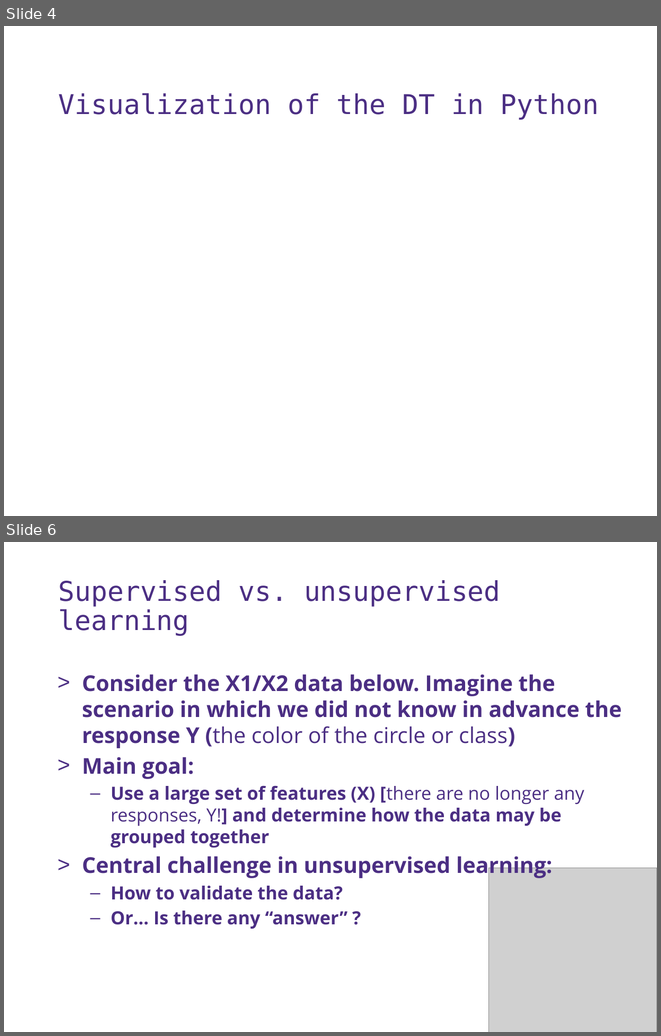
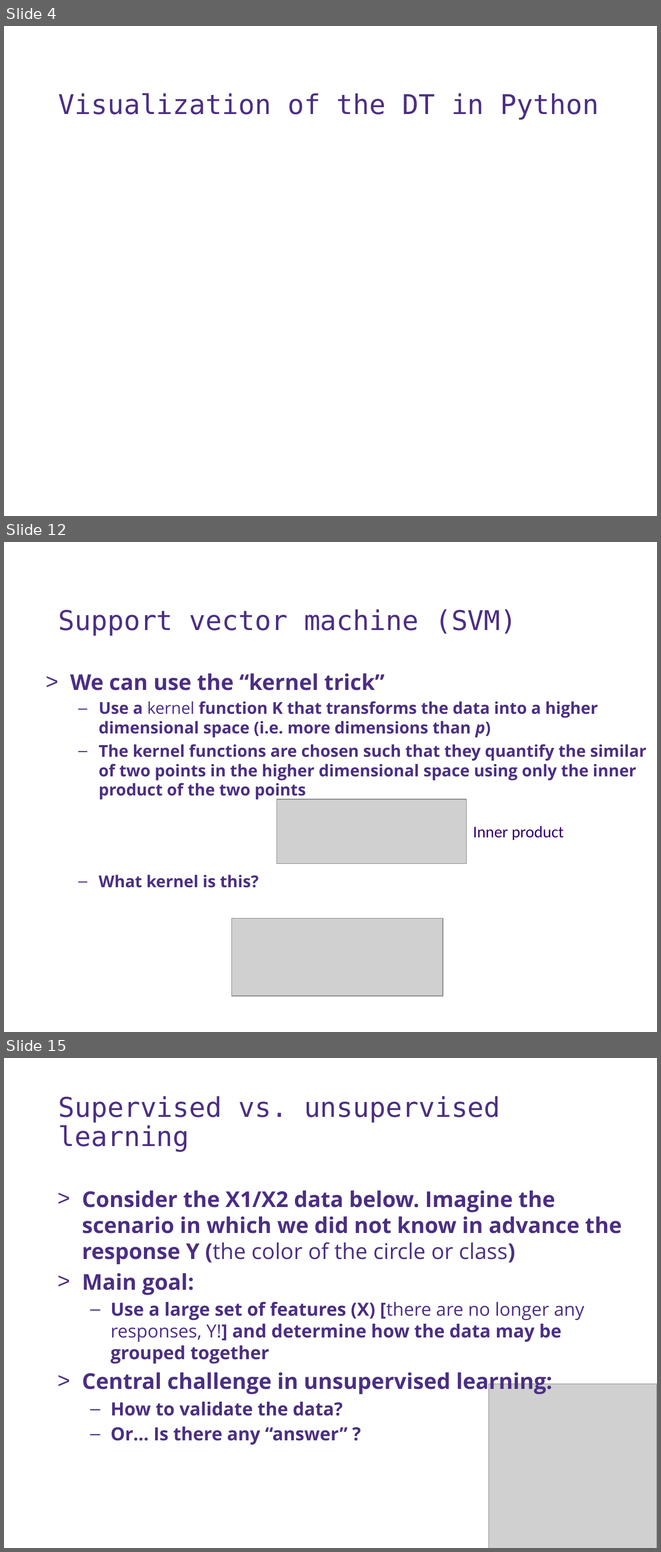
Before and after one commit to UWDIRECT/UWDIRECT.github.io, a slide deck: Wi18_content/DSMCER/L13.SVM_Unsupervised.pptx. Shown one above the other, each under a label of ours: slides 4 and 6 before the commit, slides 4, 12 and 15 after it; the slides between them are not shown. The pictures are 661x1036 and 661x1552 pixels, drawn with LibreOffice and Linux fonts; fonts in the diff are those of the drawing; grey boxes stand for pictures; background and template pictures are left out. Boxes give left, top, right and bottom in pixels: in the first picture for what was removed or moved away, otherwise in the second. Text is boxed around its words. In the diff, an @@ line names an element or a change of style, - is before the commit and + after.

```diff
--- a/Wi18_content/DSMCER/L13.SVM_Unsupervised.pptx
+++ b/Wi18_content/DSMCER/L13.SVM_Unsupervised.pptx
@@ slide 12 added at (x1=4, y1=542, x2=657, y2=1032), background #FFFFFF @@
@@ text added at (x1=59, y1=609, x2=517, y2=636), 30 pt, text #4B2E83 @@
+Support vector machine (SVM)
@@ text added at (x1=70, y1=673, x2=646, y2=888), 18 pt, text #4B2E83, bold @@
+> We can use the “kernel trick”
+  – Use a kernel function K that transforms the data into a higher dimensional space (i.e. more dimensions than p)
+  – The kernel functions are chosen such that they quantify the similar of two points in the higher dimensional space using only the inner product of the two points
+  – What kernel is this?
@@ picture added at (x1=277, y1=799, x2=467, y2=864) @@
@@ text added at (x1=473, y1=826, x2=564, y2=840), 18 pt, text #33006F @@
+Inner product
@@ picture added at (x1=232, y1=918, x2=443, y2=996) @@
@@ what was slide 6 is now slide 15 @@
```
Also in this commit, not shown: 2 slides changed, 8 other slides added.
